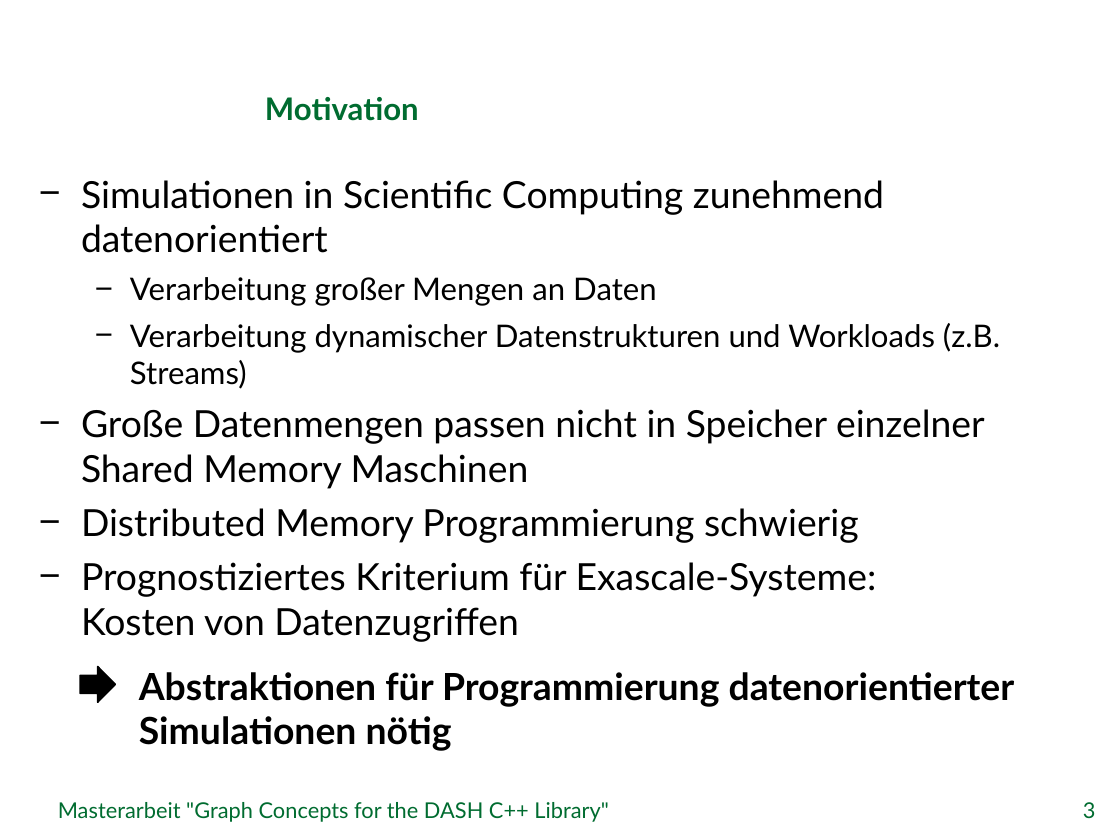
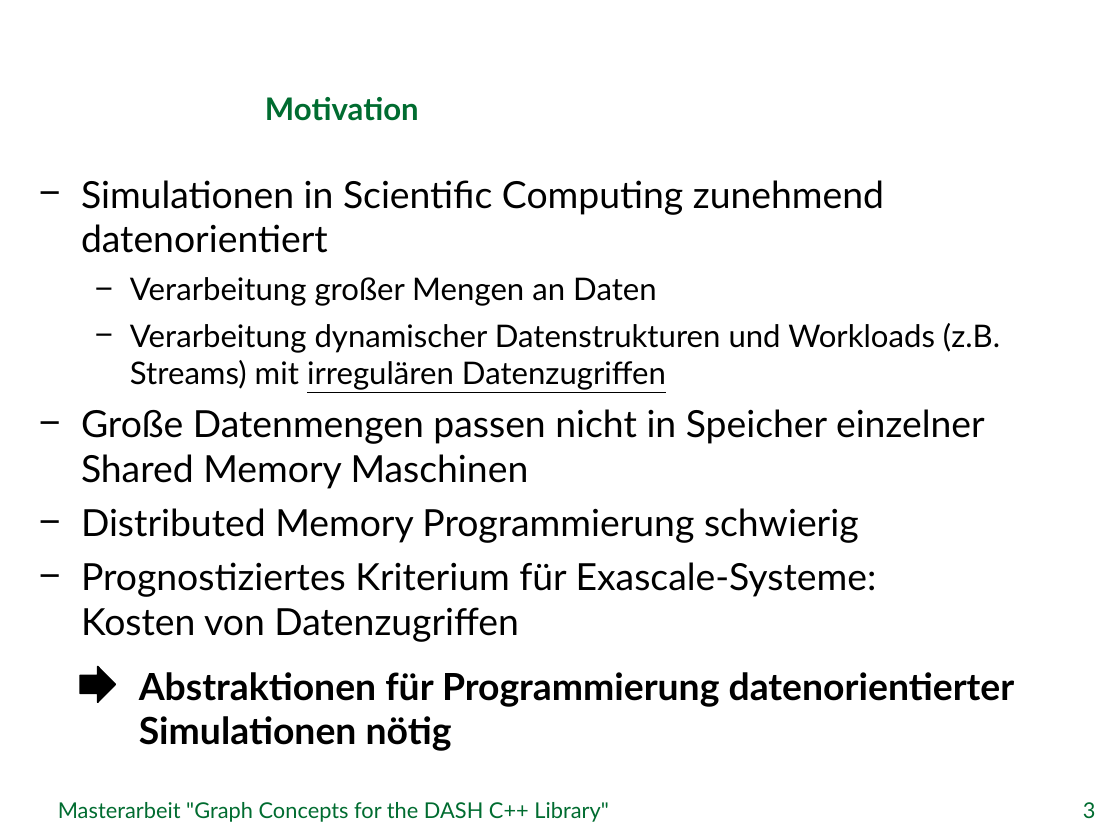
Before and after one commit to stiefn/dyn-data-structures-thesis, a slide deck: slide 3 of Folien/Abschlusssvortrag_Stefan_Effenberger.pptx. Drawn at 1120x840 pixels with LibreOffice and Linux fonts; fonts in the diff are those of the drawing; background and template pictures are left out. Boxes give left, top, right and bottom in pixels: in the first picture for what was removed or moved away, otherwise in the second. Text is boxed around its words. In the diff, an @@ line names an element or a change of style, - is before the commit and + after.

```diff
--- a/Folien/Abschlusssvortrag_Stefan_Effenberger.pptx
+++ b/Folien/Abschlusssvortrag_Stefan_Effenberger.pptx
@@ text at (x1=130, y1=323, x2=1000, y2=390): text changed @@
-  − Verarbeitung dynamischer Datenstrukturen und Workloads (z.B. Streams)
+  − Verarbeitung dynamischer Datenstrukturen und Workloads (z.B. Streams) mit irregulären Datenzugriffen
```
Also in this commit, not shown: 8 other slides changed, 2 slides added, 2 slides removed, 1 other file.
